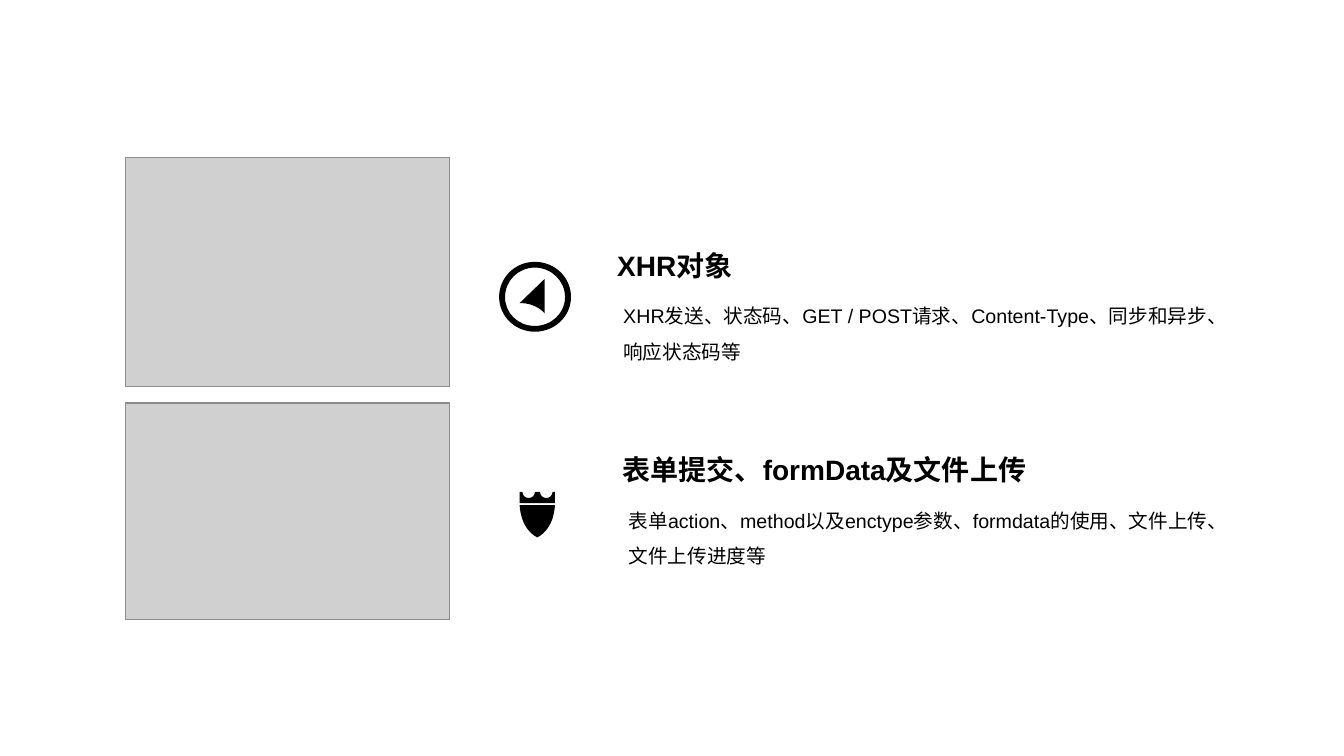
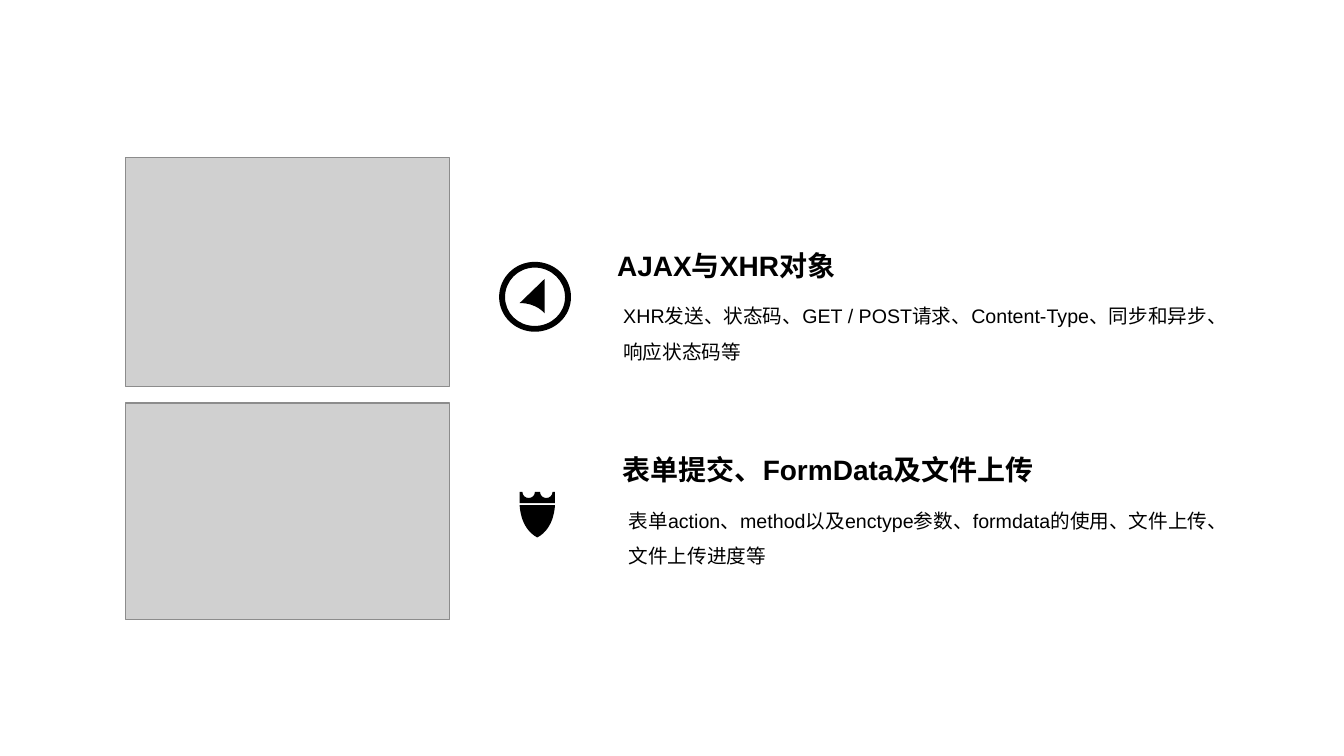
Before and after one commit to CowenZhengHao/ajax, a slide deck: slide 4 of 课件.pptx. Drawn at 1344x756 pixels with LibreOffice and Linux fonts; fonts in the diff are those of the drawing; grey boxes stand for pictures. Boxes give left, top, right and bottom in pixels: in the first picture for what was removed or moved away, otherwise in the second. Text is boxed around its words. In the diff, an @@ line names an element or a change of style, - is before the commit and + after.

```diff
--- a/课件.pptx
+++ b/课件.pptx
@@ text at box(617, 254, 835, 279): text changed @@
-XHR对象
+AJAX与XHR对象
@@ text at box(622, 456, 1033, 483): text changed @@
-表单提交、formData及文件上传
+表单提交、FormData及文件上传
```
Also in this commit, not shown: 1 other slide changed, 3 slides added, 1 slide removed, 4 other files.
